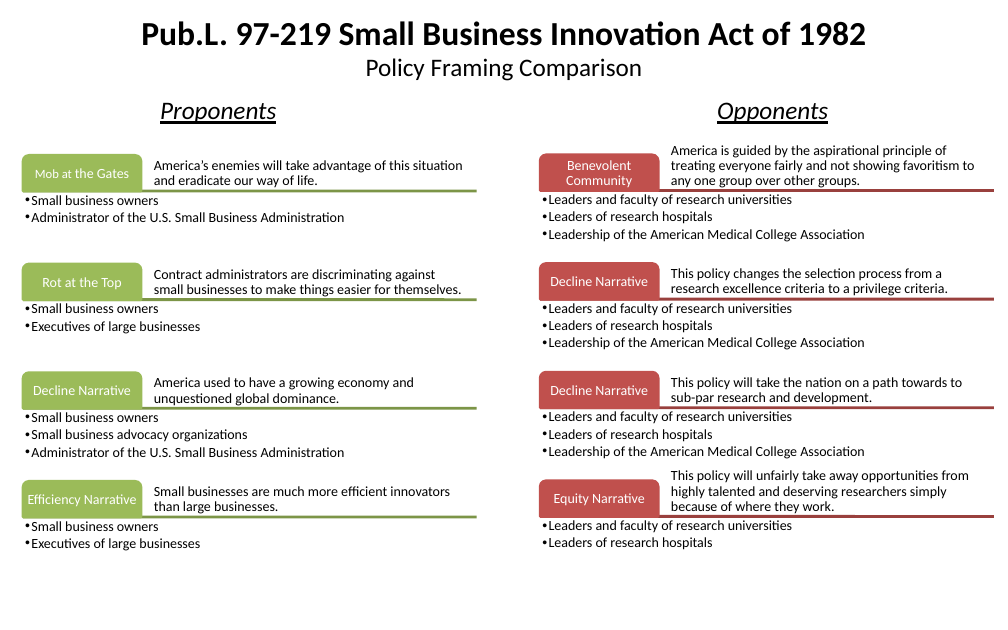
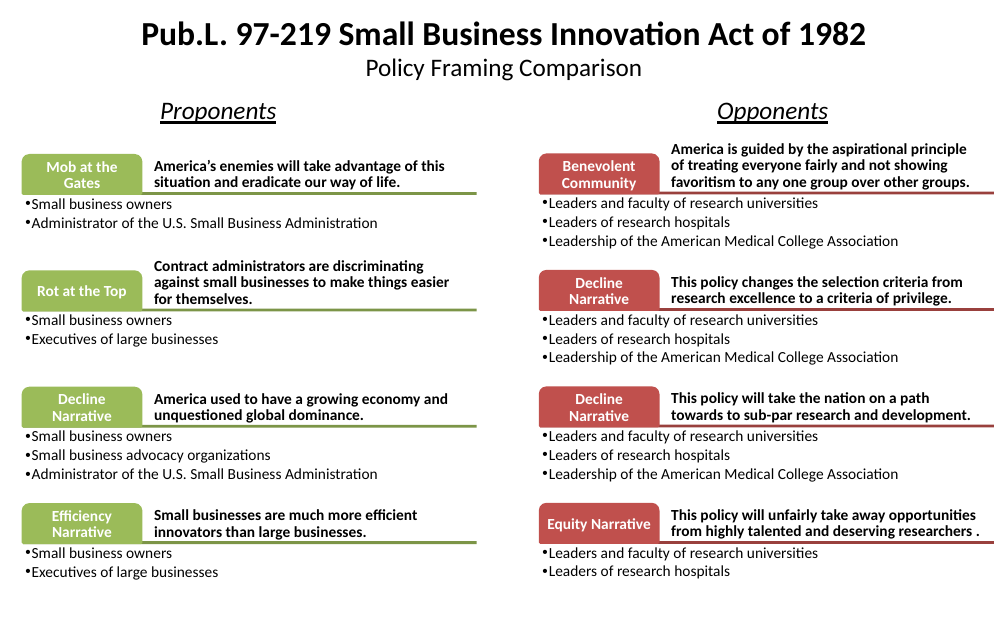
Before and after one commit to SLU-Courses-Townes/POLS6310, a slide deck: slide 3 of Assignments/Townes_POLS6310_Spring2019_Paper01_slides.pptx (slide 2 before the commit). Drawn at 1008x630 pixels with LibreOffice and Linux fonts; fonts in the diff are those of the drawing. Boxes give left, top, right and bottom in pixels: in the first picture for what was removed or moved away, otherwise in the second. Text is boxed around its words. In the diff, an @@ line names an element or a change of style, - is before the commit and + after.

```diff
--- a/Assignments/Townes_POLS6310_Spring2019_Paper01_slides.pptx
+++ b/Assignments/Townes_POLS6310_Spring2019_Paper01_slides.pptx
@@ text "Mob at the Gates" at [46,161,117,188]: size 9 to 11 pt in "Mob at"; size 10 to 11 pt in "the Gates"; bold on @@
@@ 2 lines, 1 text: place and size @@
-2 lines, 1 text at [23,191,994,289]
+2 lines, 1 text at [23,194,994,299]
@@ 2 texts, 2 lines, 2 round same rects: place and size @@
-2 texts, 2 lines, 2 round same rects at [23,263,994,299]
+2 texts, 2 lines, 2 round same rects at [23,260,994,310]
@@ text at [671,276,963,306]: text changed; size 10 to 11 pt; bold on @@
-This policy changes the selection process from a research excellence criteria to a privilege criteria.
+This policy changes the selection criteria from research excellence to a criteria of privilege.
@@ text "Small business owners": place and size @@
-text "Small business owners" at [31,303,200,334]
+text "Small business owners" at [25,314,218,347]
@@ text "Leaders and faculty of research ...": place and size @@
-text "Leaders and faculty of research ..." at [549,303,864,350]
+text "Leaders and faculty of research ..." at [542,314,898,365]
@@ 4 texts, 2 round same rects: place and size @@
-4 texts, 2 round same rects at [23,372,962,408]
+4 texts, 2 round same rects at [23,388,971,426]
@@ text "Small business owners": place and size @@
-text "Small business owners" at [31,412,345,457]
+text "Small business owners" at [25,430,378,479]
@@ text "Leaders and faculty of research ...": place and size @@
-text "Leaders and faculty of research ..." at [549,411,864,459]
+text "Leaders and faculty of research ..." at [542,430,898,482]
@@ 2 lines, 1 text, 1 round same rect: place and size @@
-2 lines, 1 text, 1 round same rect at [23,408,994,517]
+2 lines, 1 text, 1 round same rect at [23,426,994,542]
@@ 2 texts, 2 lines, 1 round same rect: place and size @@
-2 texts, 2 lines, 1 round same rect at [23,481,994,517]
+2 texts, 2 lines, 1 round same rect at [23,504,994,542]
@@ size 10 to 11 pt, bold on in 13 elements at [154,160,445,190], [671,143,970,192], [562,160,637,191], [154,260,450,309], [37,285,127,299], [569,277,629,304], [154,393,448,423], [671,392,971,425], [569,393,629,421], [52,393,112,421], [154,509,417,540], [52,510,112,537], [547,518,651,532] @@
@@ text at [671,509,976,539]: text changed; size 10 to 11 pt; bold on @@
-This policy will unfairly take away opportunities from highly talented and deserving researchers simply because of where they work.
+This policy will unfairly take away opportunities from highly talented and deserving researchers .
@@ text "Small business owners": place and size @@
-text "Small business owners" at [31,521,200,551]
+text "Small business owners" at [25,547,218,580]
@@ size 10 to 11 pt in 8 elements at [25,198,378,228], [542,197,898,249], [25,314,218,347], [542,314,898,365], [542,430,898,482], [25,430,378,479], [25,547,218,580], [542,547,818,579] @@
@@ text "Leaders and faculty of research ...": place and size @@
-text "Leaders and faculty of research ..." at [549,520,792,550]
+text "Leaders and faculty of research ..." at [542,547,818,579]
```
Also in this commit, not shown: 3 other slides changed, 1 slide added, 1 other file.
